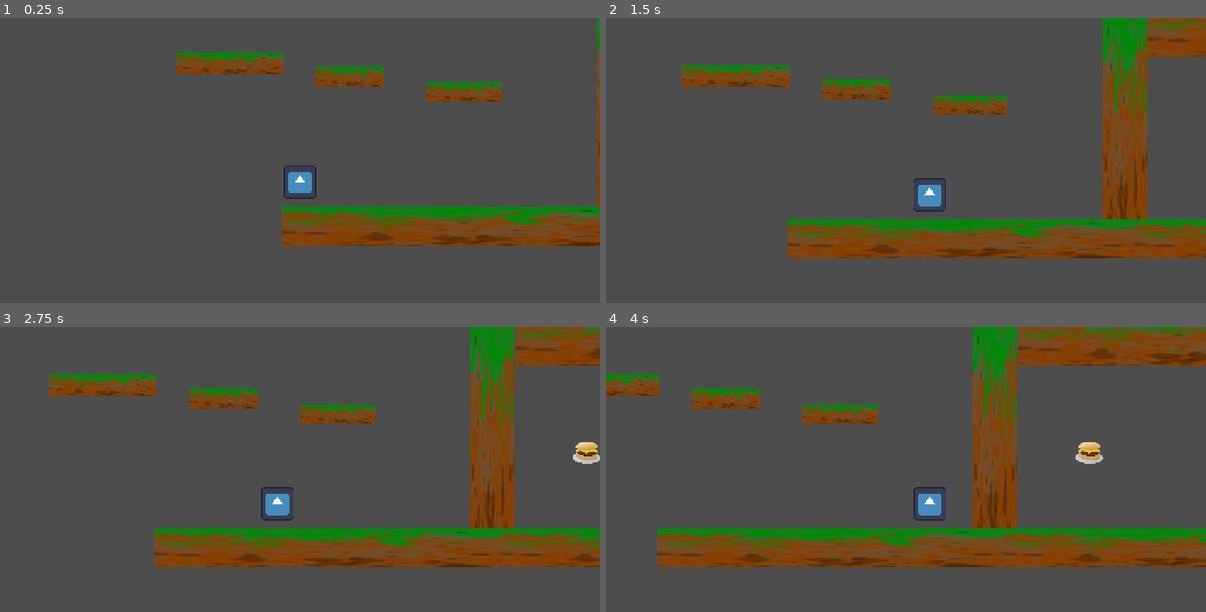
Above: before the commit, frames 1-4 (two rows, left to right).
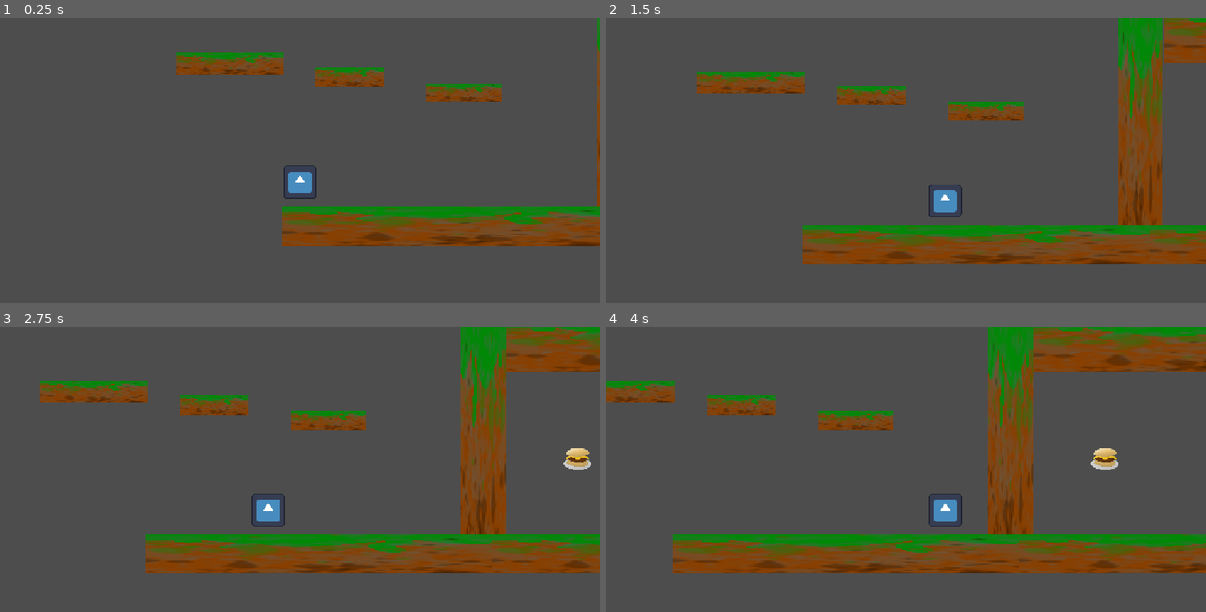
Above: after the commit, the same moments.

Repository: Guyiy1324/Jumpe-r-r-r-r-r-r-r-r
Game: Godot game, scene res://Scenes/map.tscn
Two runs of this game, one before a commit and one after it. Both use one fixed random seed, a clock stepped at 60 frames per second and the inputs below. This scene is started directly instead of the project's main scene. The engine's default icon, where the game draws it, is replaced by a stand-in: a white triangle on a blue panel in a dark square.
Inputs:
- Up to frame 1 (0.25 s): no input
- Up to frame 2 (1.5 s): hold Right (ui_right) from 0.53 s (still down); tap Space (Jump) at 0.77 s
- Up to frame 3 (2.75 s): tap Space (Jump) at 1.52 s; release Right (ui_right) at 2.03 s; hold Left (ui_left) from 2.03 s (still down)
- Up to frame 4 (4 s): release Left (ui_left) at 2.78 s; hold Right (ui_right) from 2.78 s (still down); tap Space (Jump) at 3.02, 3.77 s

The runs differ from the first frame. In frame 1, 0.2% of the frame differs, in the area x 29-100%, y 9-73%; in frame 2, 17%; in frame 3, 17%; in frame 4, 21%, in the area x 0-100%, y 0-87%.

Commit message:
camera move

Diff:
--- a/jump-e-r/Scenes/map.tscn
+++ b/jump-e-r/Scenes/map.tscn
@@ -159,7 +159,7 @@
 texture = ExtResource("1_c7s6e")
 
 [node name="Node2D" parent="Section 1" instance=ExtResource("2_q0mm3")]
-position = Vector2(-45.00003, -853.00006)
+position = Vector2(-45.000004, -1043)
 scale = Vector2(0.331263, 0.61997706)
 
 [node name="AudioStreamPlayer" type="AudioStreamPlayer" parent="."]
--- a/jump-e-r/Scenes/player.tscn
+++ b/jump-e-r/Scenes/player.tscn
@@ -33,3 +33,4 @@
 [node name="Camera2D" type="Camera2D" parent="Area2D/CharacterBody2D" groups=["player"]]
 zoom = Vector2(0.5, 0.5)
 position_smoothing_enabled = true
+position_smoothing_speed = 3.0
